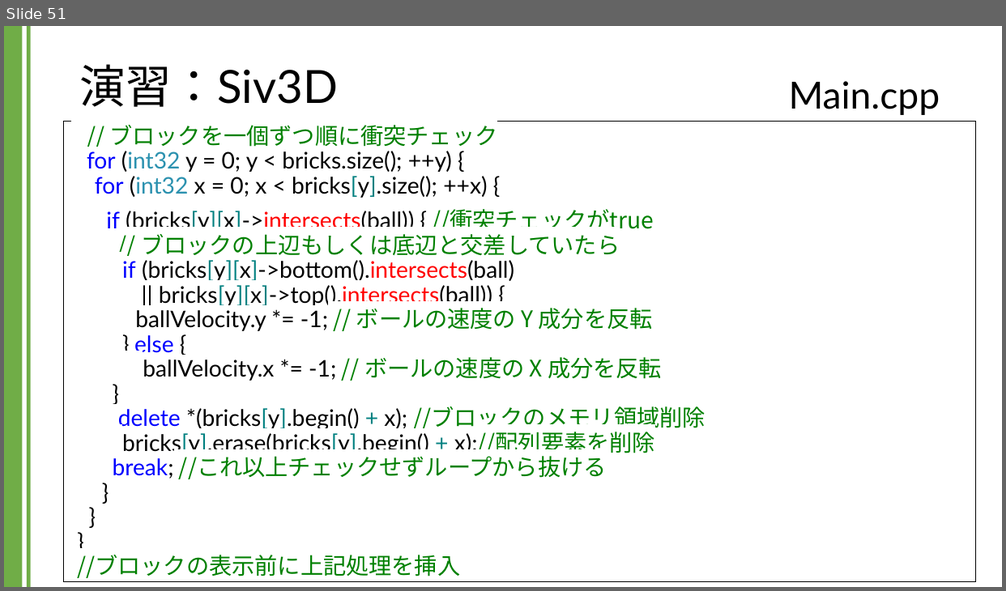
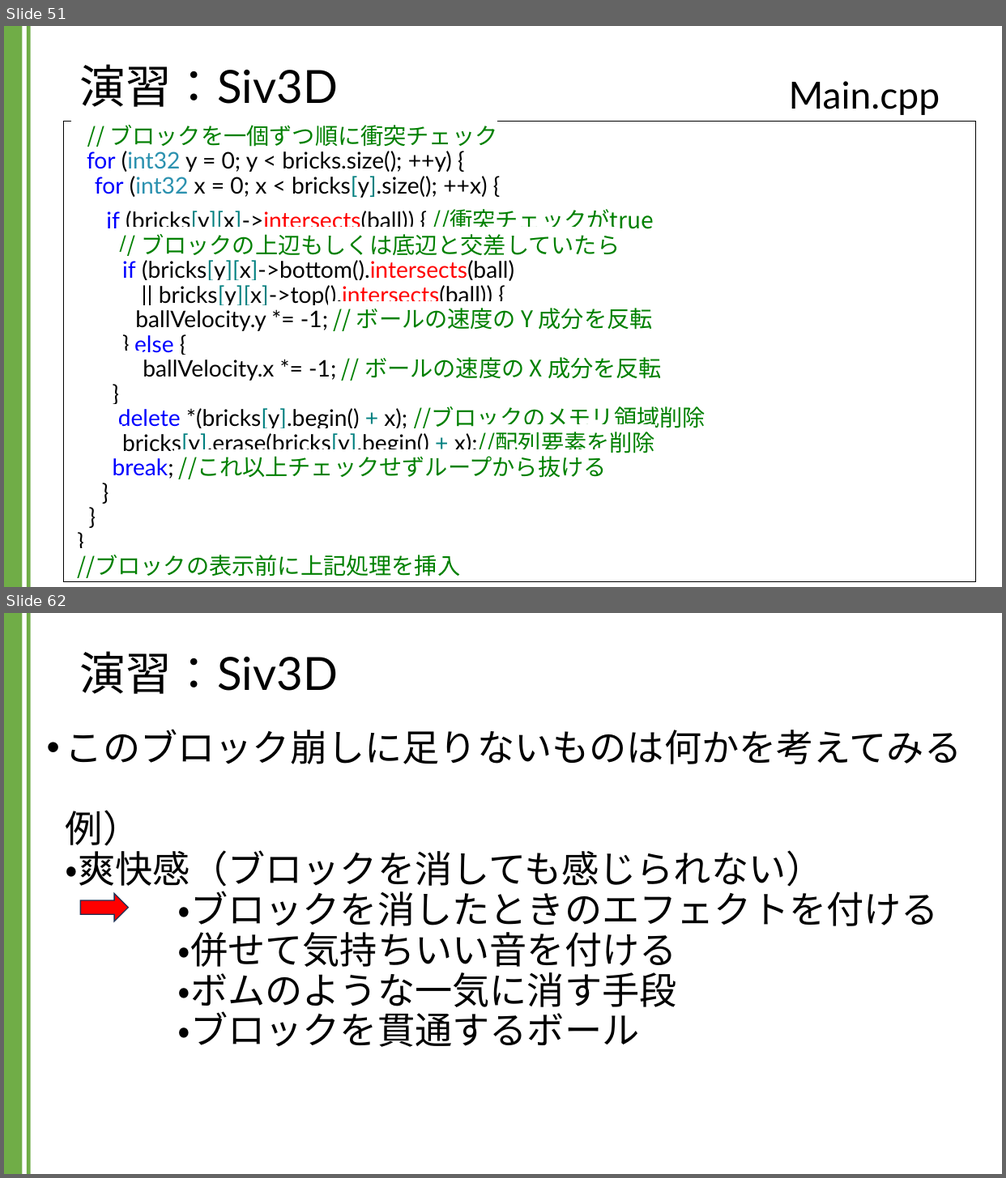
Before and after one commit to kic-murata/cpp2024, a slide deck: 授業資料/演習課題：Siv3D.pptx. Shown one above the other, each under a label of ours: slide 51 before the commit, slides 51 and 62 after it; the slides between them are not shown. The pictures are 1006x591 and 1006x1178 pixels, drawn with LibreOffice and Linux fonts; fonts in the diff are those of the drawing; background and template pictures are left out. Boxes give left, top, right and bottom in pixels: in the first picture for what was removed or moved away, otherwise in the second. Text is boxed around its words. In the diff, an @@ line names an element or a change of style, - is before the commit and + after.

```diff
--- a/授業資料/演習課題：Siv3D.pptx
+++ b/授業資料/演習課題：Siv3D.pptx
@@ slide 62 added at (x1=4, y1=613, x2=1002, y2=1174), background #FFFFFF; not listed: 2 template elements that a slide beside it also shows @@
@@ title added at (x1=80, y1=651, x2=338, y2=694), 44 pt, text #000000 @@
+演習：Siv3D
@@ text added at (x1=66, y1=729, x2=961, y2=1047), 36 pt, text #000000 @@
+• このブロック崩しに足りないものは何かを考えてみる
+  例）
+  ・爽快感（ブロックを消しても感じられない）
+  ・ブロックを消したときのエフェクトを付ける
+  ・併せて気持ちいい音を付ける
+  ・ボムのような一気に消す手段
+  ・ブロックを貫通するボール
@@ right arrow added at (x1=80, y1=894, x2=128, y2=922), fill #FF0000, outline #1E3256 1 pt @@
```
Also in this commit, not shown: 3 slides changed, 9 other slides added.
